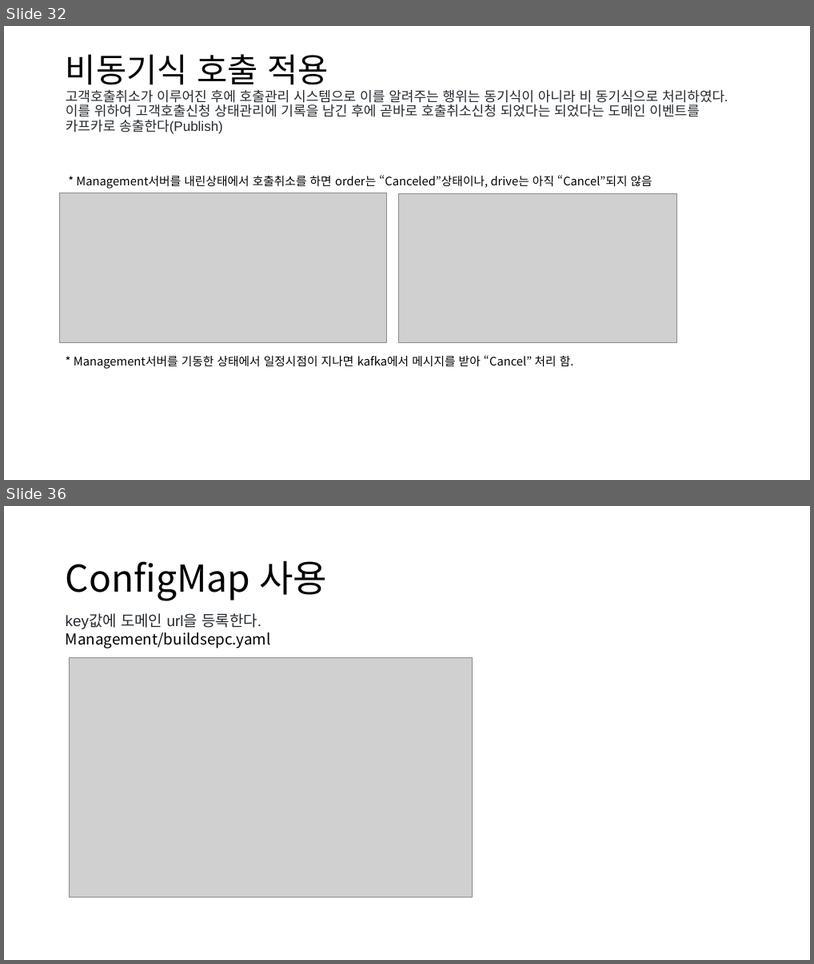
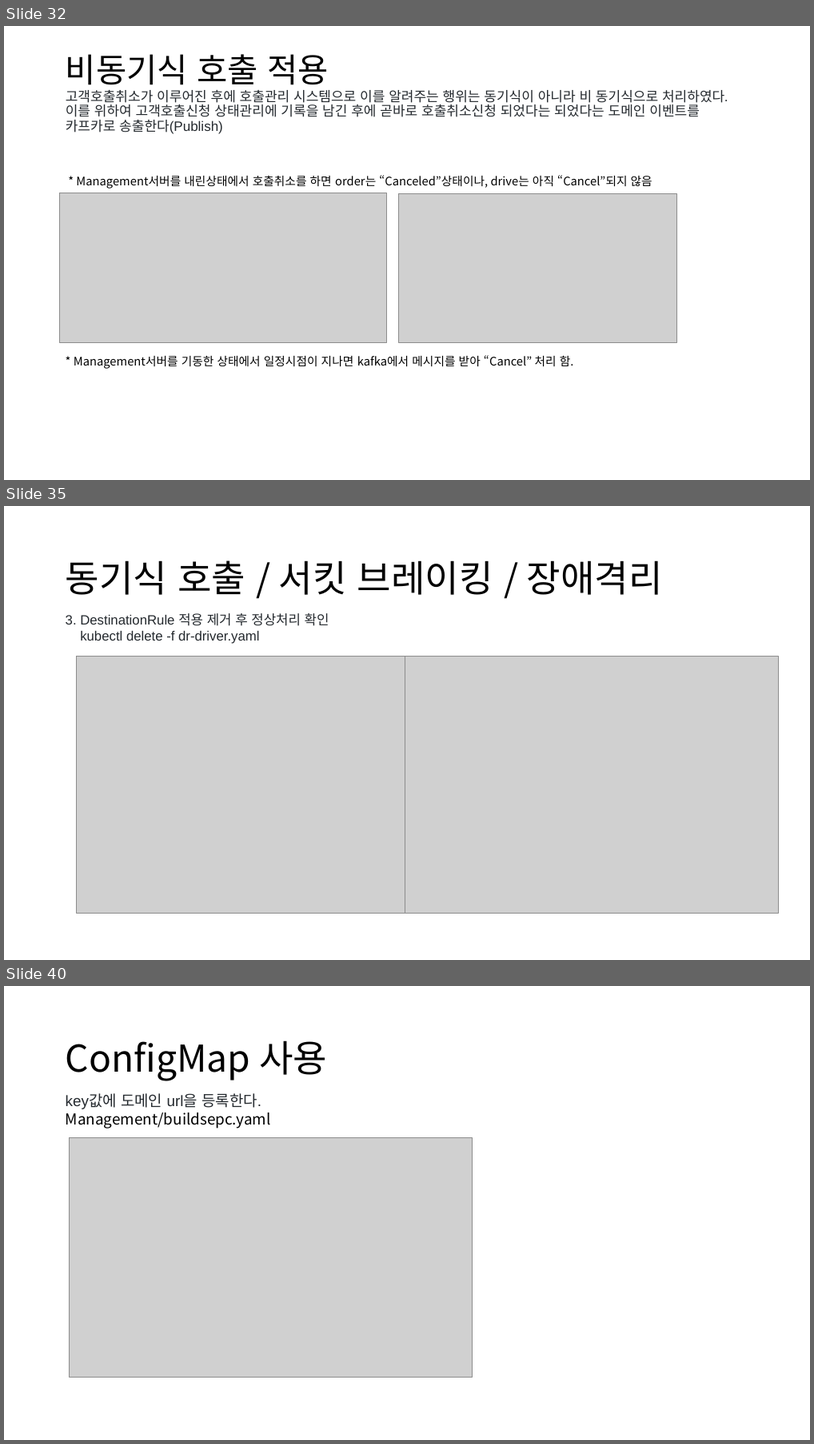
Before and after one commit to eoboon/DCNA-AWS, a slide deck: hTaxi_v0.2.pptx. Shown one above the other, each under a label of ours: slides 32 and 36 before the commit, slides 32, 35 and 40 after it; the slides between them are not shown. The pictures are 814x964 and 814x1444 pixels, drawn with LibreOffice and Linux fonts; fonts in the diff are those of the drawing; grey boxes stand for pictures. Boxes give left, top, right and bottom in pixels: in the first picture for what was removed or moved away, otherwise in the second. Text is boxed around its words. In the diff, an @@ line names an element or a change of style, - is before the commit and + after.

```diff
--- a/hTaxi_v0.2.pptx
+++ b/hTaxi_v0.2.pptx
@@ slide 35 added at bbox=[4, 506, 810, 960], background #FFFFFF @@
@@ title added at bbox=[66, 560, 663, 595], 44 pt, text #000000 @@
+동기식 호출 / 서킷 브레이킹 / 장애격리
@@ text added at bbox=[66, 613, 330, 644], 16 pt, text #24292E @@
+3. DestinationRule 적용 제거 후 정상처리 확인
+kubectl delete -f dr-driver.yaml
@@ picture added at bbox=[77, 656, 405, 913] @@
@@ picture added at bbox=[405, 656, 779, 913] @@
@@ what was slide 36 is now slide 40 @@
```
Also in this commit, not shown: 8 slides changed, 1 other slide added, 4 slides removed, 3 other files.
